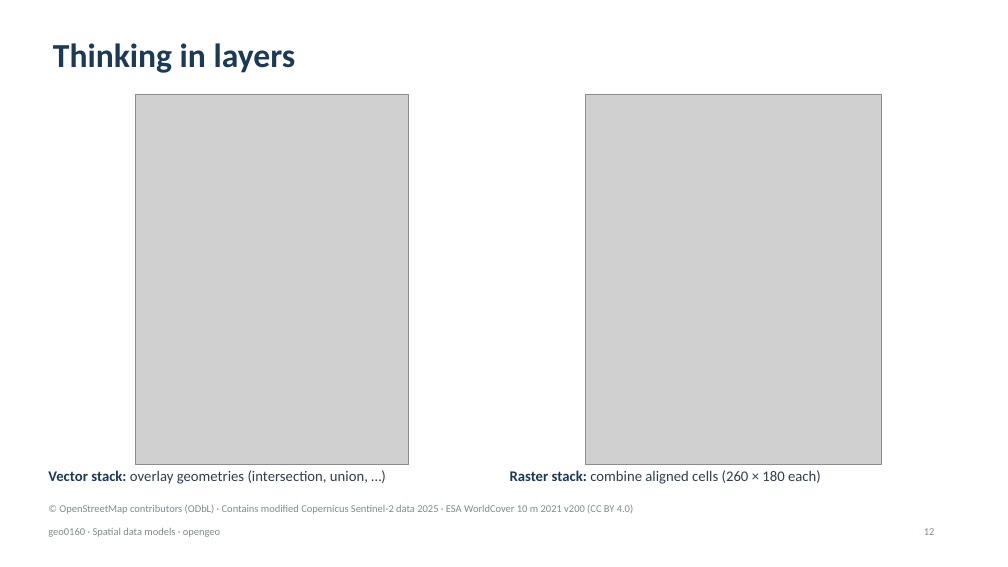
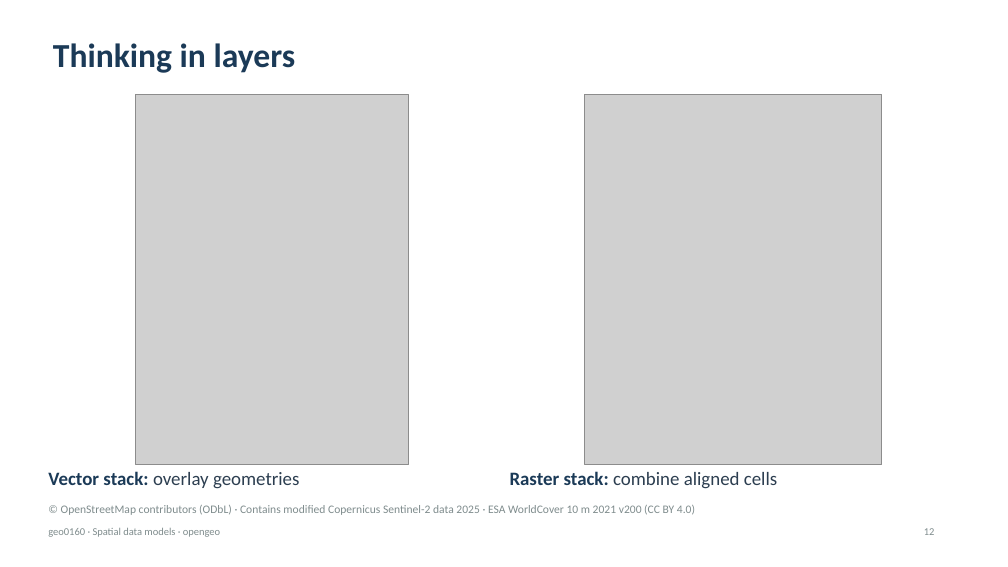
Before and after one commit to EOLab-HSRW/ee8136-ws2026, a slide deck: slide 12 of s02_2026-10-13/geo0160_Data_Models_Formats.pptx. Drawn at 1008x567 pixels with LibreOffice and Linux fonts; fonts in the diff are those of the drawing; grey boxes stand for pictures; background and template pictures are left out. Boxes give left, top, right and bottom in pixels: in the first picture for what was removed or moved away, otherwise in the second. Text is boxed around its words. In the diff, an @@ line names an element or a change of style, - is before the commit and + after.

```diff
--- a/s02_2026-10-13/geo0160_Data_Models_Formats.pptx
+++ b/s02_2026-10-13/geo0160_Data_Models_Formats.pptx
@@ text at (48,471,299,489): text changed; size 14 to 18 pt @@
-Vector stack: overlay geometries (intersection, union, …)
+Vector stack: overlay geometries
@@ text at (510,471,777,489): text changed; size 14 to 18 pt @@
-Raster stack: combine aligned cells (260 × 180 each)
+Raster stack: combine aligned cells
@@ text "© OpenStreetMap contributors (ODbL) · ..." at (61,505,695,515): size 10 to 11 pt @@
```
Also in this commit, not shown: 12 other slides changed.
